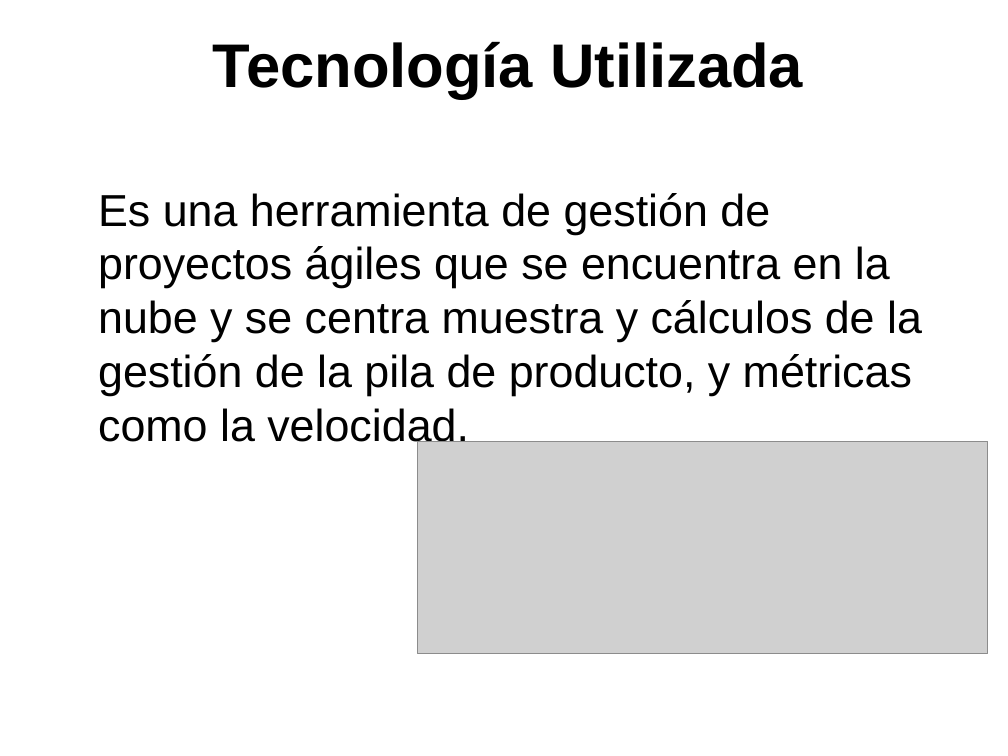
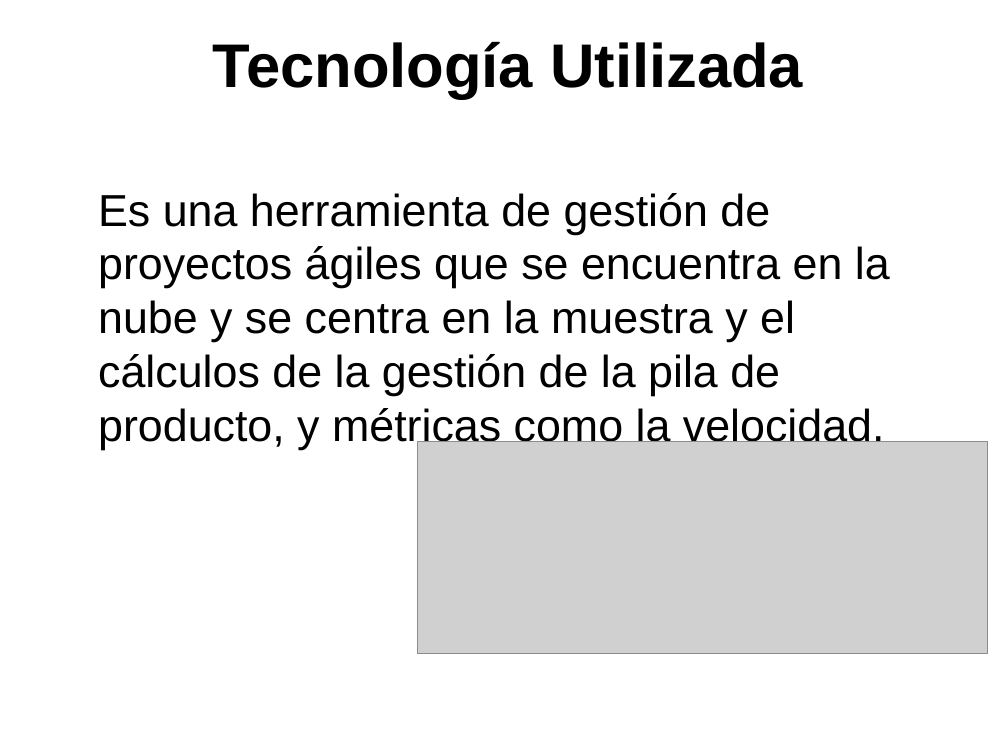
Before and after one commit to MartinGimenez/TouchFood, a slide deck: slide 11 of Documentación/Presentación sprint 1.ppt. Drawn at 1008x756 pixels with LibreOffice and Linux fonts; fonts in the diff are those of the drawing; grey boxes stand for pictures; background and template pictures are left out. Boxes give left, top, right and bottom in pixels: in the first picture for what was removed or moved away, otherwise in the second. Text is boxed around its words. In the diff, an @@ line names an element or a change of style, - is before the commit and + after.

```diff
--- a/Documentación/Presentación sprint 1.ppt
+++ b/Documentación/Presentación sprint 1.ppt
@@ text at box(98, 193, 890, 450): text changed @@
-Es una herramienta de gestión de proyectos ágiles que se encuentra en la nube y se centra muestra y cálculos de la gestión de la pila de producto, y métricas como la velocidad.
+Es una herramienta de gestión de proyectos ágiles que se encuentra en la nube y se centra en la muestra y el cálculos de la gestión de la pila de producto, y métricas como la velocidad.
```
Also in this commit, not shown: 2 other slides changed, 1 other file.
